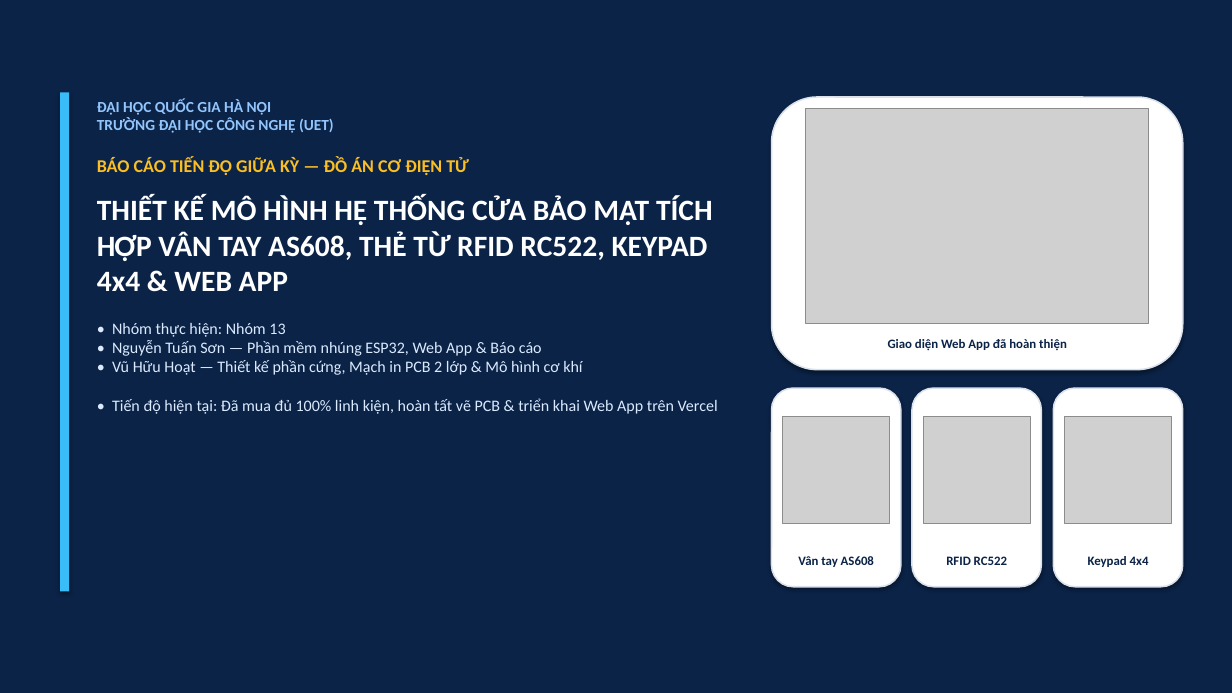
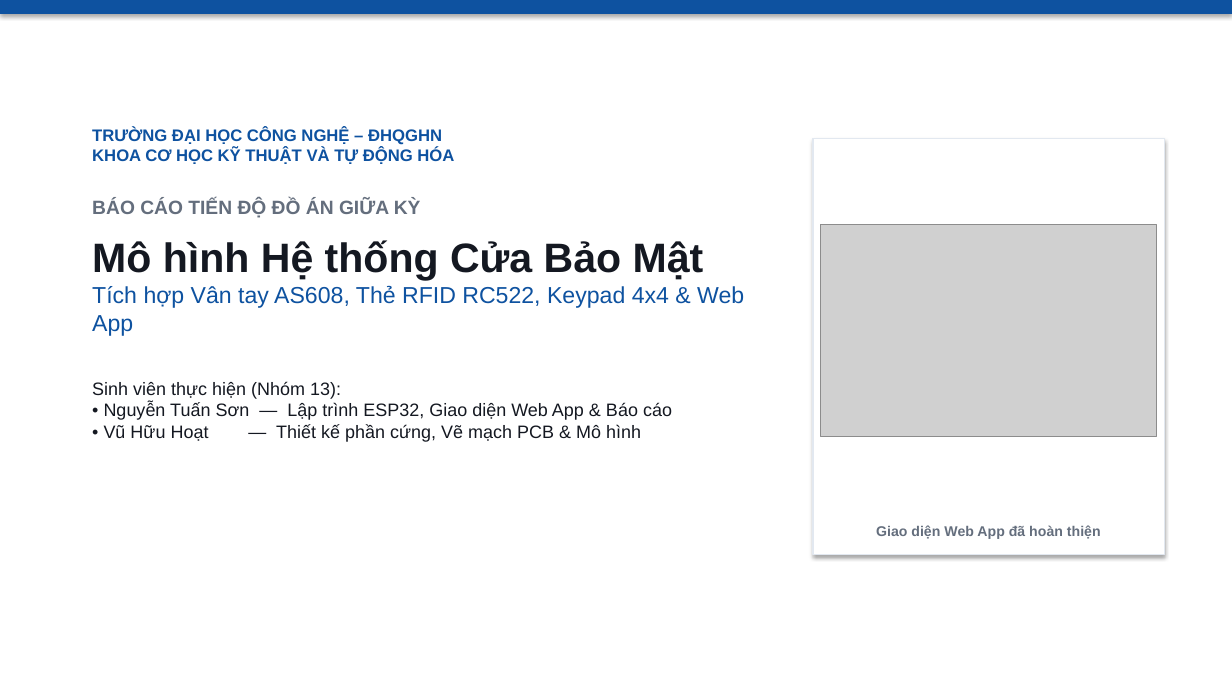
Before and after one commit to HoatVu25/BTL_Do_an_co_dien_tu, a slide deck: slide 1 of slide_baocao/BaoCao_GiuaKy_Nhom13.pptx. Drawn at 1232x693 pixels with LibreOffice and Linux fonts; fonts in the diff are those of the drawing; grey boxes stand for pictures. Boxes give left, top, right and bottom in pixels: in the first picture for what was removed or moved away, otherwise in the second. Text is boxed around its words. In the diff, an @@ line names an element or a change of style, - is before the commit and + after.

Commit message:
feat(slide): toi gian hoa slide giua ky, phong chu to ro, nhung day du anh thuc te va layout PCB

```diff
--- a/slide_baocao/BaoCao_GiuaKy_Nhom13.pptx
+++ b/slide_baocao/BaoCao_GiuaKy_Nhom13.pptx
@@ rectangle at [0, 0, 1232, 693]: fill #0B2347 to #FFFFFF @@
@@ rectangle added at [0, 0, 1232, 14], fill #0E52A0 @@
@@ rectangle removed at [60, 92, 69, 592] @@
@@ rounded rectangle removed at [772, 97, 1183, 370] @@
@@ text at [92, 127, 744, 442]: text changed; size 12.5 to 14 pt; font Calibri to Arial; text colour #DBEAFE to #141821 @@
-ĐẠI HỌC QUỐC GIA HÀ NỘI
-TRƯỜNG ĐẠI HỌC CÔNG NGHỆ (UET)
-BÁO CÁO TIẾN ĐỘ GIỮA KỲ — ĐỒ ÁN CƠ ĐIỆN TỬ
-THIẾT KẾ MÔ HÌNH HỆ THỐNG CỬA BẢO MẬT TÍCH HỢP VÂN TAY AS608, THẺ TỪ RFID RC522, KEYPAD 4x4 & WEB APP
-• Nhóm thực hiện: Nhóm 13
-• Nguyễn Tuấn Sơn — Phần mềm nhúng ESP32, Web App & Báo cáo
-• Vũ Hữu Hoạt — Thiết kế phần cứng, Mạch in PCB 2 lớp & Mô hình cơ khí
-• Tiến độ hiện tại: Đã mua đủ 100% linh kiện, hoàn tất vẽ PCB & triển khai Web App trên Vercel
+TRƯỜNG ĐẠI HỌC CÔNG NGHỆ – ĐHQGHN
+KHOA CƠ HỌC KỸ THUẬT VÀ TỰ ĐỘNG HÓA
+BÁO CÁO TIẾN ĐỘ ĐỒ ÁN GIỮA KỲ
+Mô hình Hệ thống Cửa Bảo Mật
+Tích hợp Vân tay AS608, Thẻ RFID RC522, Keypad 4x4 & Web App
+Sinh viên thực hiện (Nhóm 13):
+• Nguyễn Tuấn Sơn — Lập trình ESP32, Giao diện Web App & Báo cáo
+• Vũ Hữu Hoạt — Thiết kế phần cứng, Vẽ mạch PCB & Mô hình
@@ rectangle added at [813, 139, 1165, 555], fill #FFFFFF, outline #E2E8F0 1 pt @@
@@ picture: place and size @@
-picture at [806, 108, 1149, 323]
+picture at [821, 225, 1157, 436]
@@ rounded rectangle removed at [772, 388, 901, 587] @@
@@ rounded rectangle removed at [912, 388, 1042, 587] @@
@@ rounded rectangle removed at [1054, 388, 1183, 587] @@
@@ picture removed at [783, 416, 890, 523] @@
@@ picture removed at [923, 416, 1031, 523] @@
@@ picture removed at [1065, 416, 1172, 523] @@
@@ text "Giao diện Web App đã ...": place and size @@
-text "Giao diện Web App đã ..." at [888, 339, 1067, 351]
+text "Giao diện Web App đã ..." at [876, 525, 1101, 539]
@@ text "Giao diện Web App đã ..." at [876, 525, 1101, 539]: size 10 to 11 pt, font Calibri to Arial, text colour #0B2347 to #646E7D @@
@@ text removed at [798, 556, 874, 567] @@
-Vân tay AS608
@@ text removed at [946, 556, 1007, 565] @@
-RFID RC522
@@ text removed at [1088, 556, 1149, 567] @@
-Keypad 4x4
```
Also in this commit, not shown: 3 other slides changed, 4 slides added, 6 slides removed, 2 other files.
